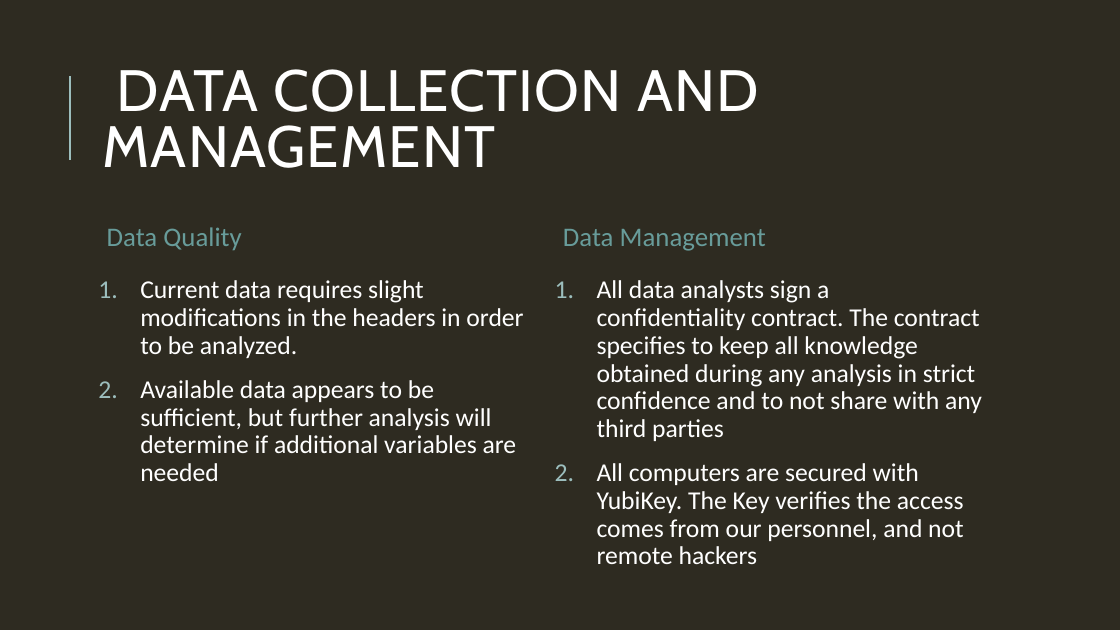
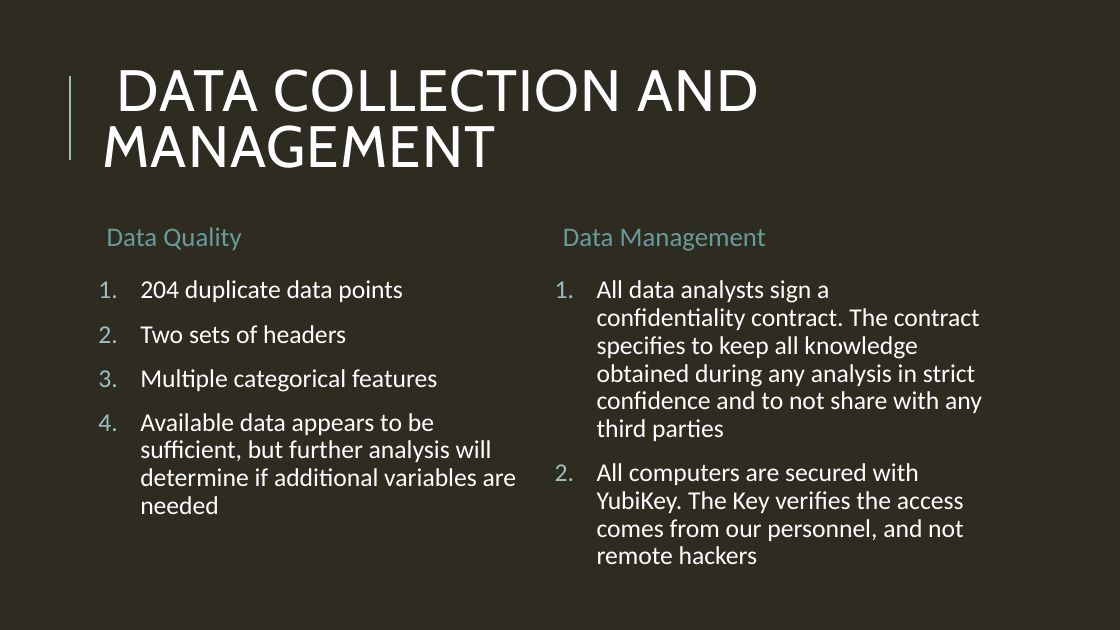
Before and after one commit to memcconnell01/Purdue-Certification, a slide deck: slide 5 of C2T1 Credit One McConnel.pptx. Drawn at 1120x630 pixels with LibreOffice and Linux fonts; fonts in the diff are those of the drawing. Boxes give left, top, right and bottom in pixels: in the first picture for what was removed or moved away, otherwise in the second. Text is boxed around its words. In the diff, an @@ line names an element or a change of style, - is before the commit and + after.

```diff
--- a/C2T1 Credit One McConnel.pptx
+++ b/C2T1 Credit One McConnel.pptx
@@ text at box(140, 280, 437, 392): text changed @@
-1. Current data requires slight modifications in the headers in order to be analyzed.
+1. 204 duplicate data points
+2. Two sets of headers
+3. Multiple categorical features
```
Also in this commit, not shown: 3 slides added.
